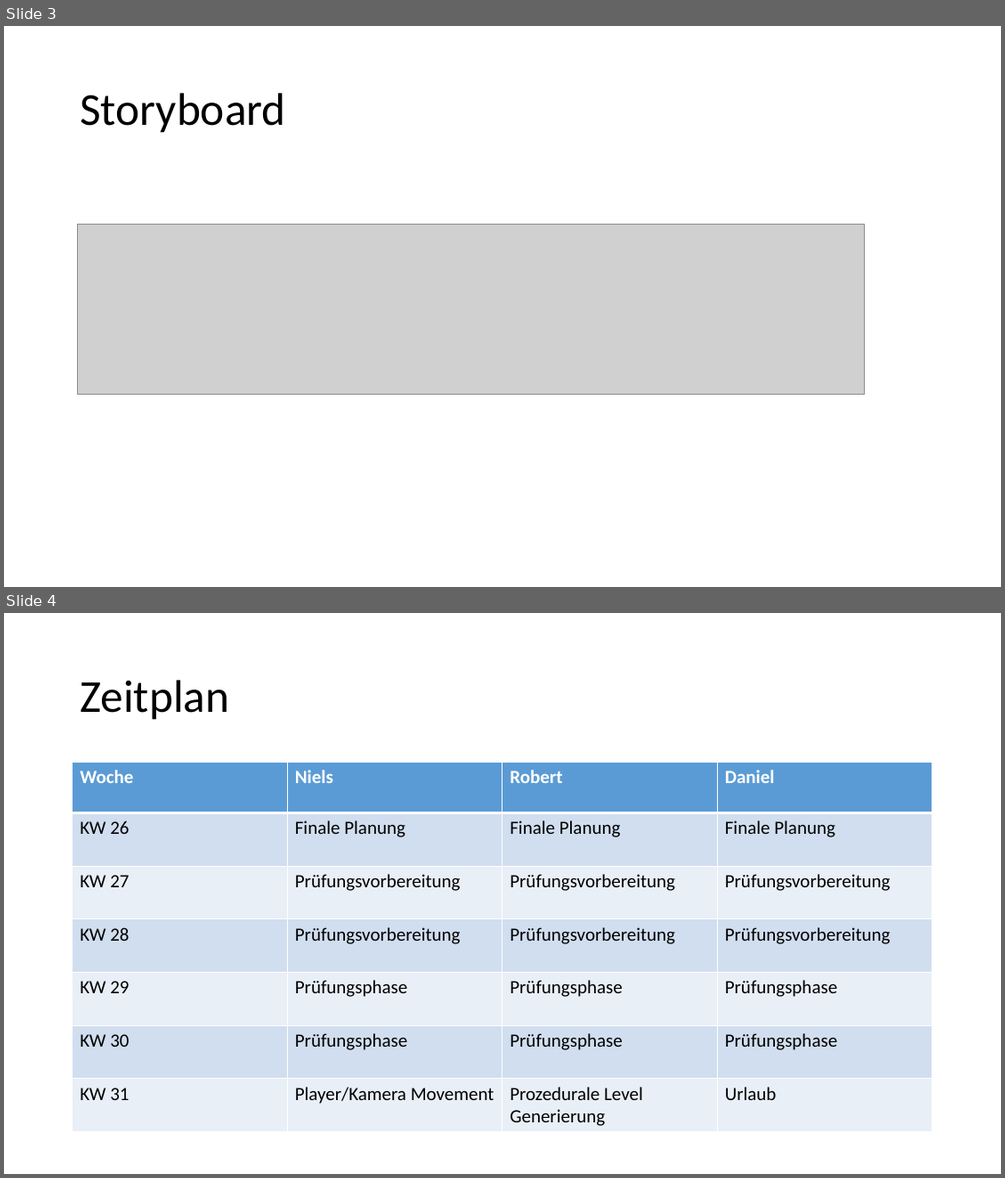
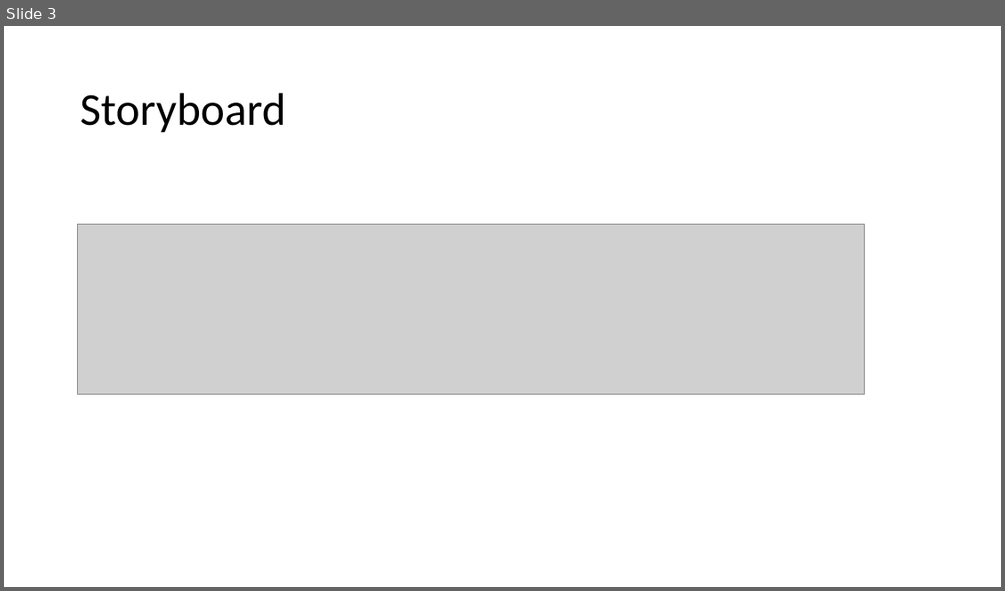
Before and after one commit to nielsq/CreativeNonSense, a slide deck: 12-Skymensions-JanzenQuanzJonetzko.pptx. Shown one above the other, each under a label of ours: slides 3 and 4 before the commit, slide 3 after it. The pictures are 1005x1178 and 1005x591 pixels, drawn with LibreOffice and Linux fonts; fonts in the diff are those of the drawing; grey boxes stand for pictures. Boxes give left, top, right and bottom in pixels: in the first picture for what was removed or moved away, otherwise in the second. Text is boxed around its words. In the diff, an @@ line names an element or a change of style, - is before the commit and + after.

```diff
--- a/12-Skymensions-JanzenQuanzJonetzko.pptx
+++ b/12-Skymensions-JanzenQuanzJonetzko.pptx
@@ slide 4 removed at (4,613,1001,1174), background #FFFFFF @@
@@ title removed at (80,680,229,720) @@
-Zeitplan
@@ table removed at (73,763,934,1129), 7 rows, 4 columns @@
-Woche | Niels | Robert | Daniel
-KW 26 | Finale Planung | Finale Planung | Finale Planung
-KW 27 | Prüfungsvorbereitung | Prüfungsvorbereitung | Prüfungsvorbereitung
-KW 28 | Prüfungsvorbereitung | Prüfungsvorbereitung | Prüfungsvorbereitung
-KW 29 | Prüfungsphase | Prüfungsphase | Prüfungsphase
-KW 30 | Prüfungsphase | Prüfungsphase | Prüfungsphase
-KW 31 | Player/Kamera Movement | Prozedurale Level Generierung | Urlaub
```
Also in this commit, not shown: 1 slide changed, 5 slides added, 2 other slides removed, 3 other files.
